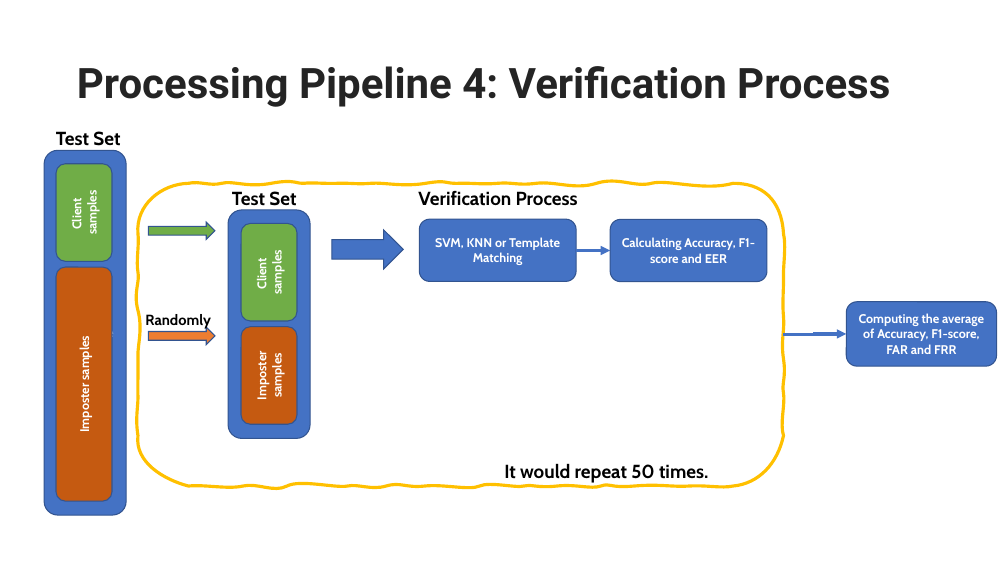
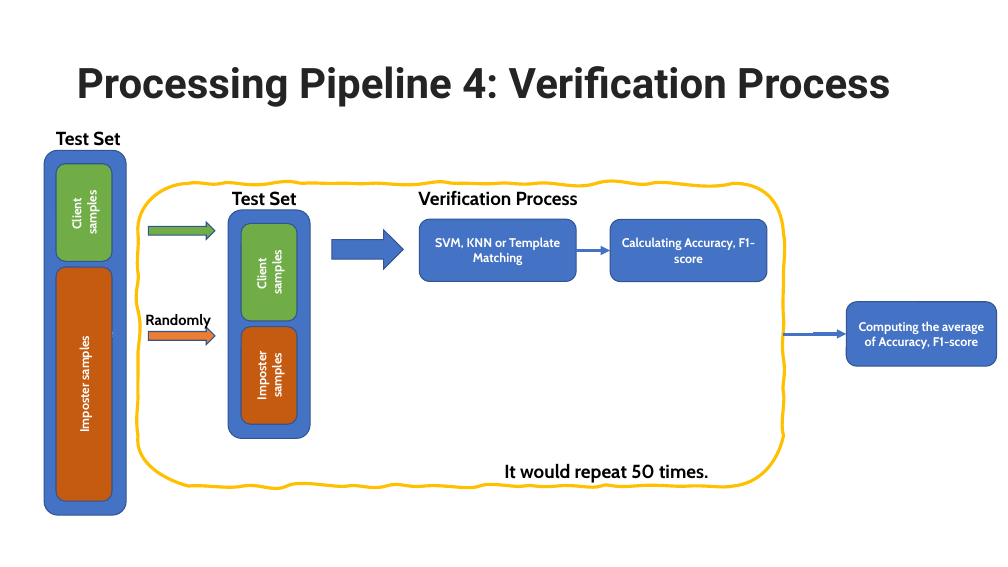
Before and after one commit to SKazemii/Worksheet, a slide deck: slide 6 of Manuscripts/Presentation - Deepfeatures.pptx (slide 5 before the commit). Drawn at 1008x567 pixels with LibreOffice and Linux fonts; fonts in the diff are those of the drawing. Boxes give left, top, right and bottom in pixels: in the first picture for what was removed or moved away, otherwise in the second. Text is boxed around its words. In the diff, an @@ line names an element or a change of style, - is before the commit and + after.

```diff
--- a/Manuscripts/Presentation - Deepfeatures.pptx
+++ b/Manuscripts/Presentation - Deepfeatures.pptx
@@ text in rounded rectangle at bbox=[622, 237, 756, 263]: text changed @@
-Calculating Accuracy, F1-score and EER
+Calculating Accuracy, F1-score
@@ text in rounded rectangle at bbox=[859, 321, 984, 349]: text changed @@
-Computing the average of Accuracy, F1-score, FAR and FRR
+Computing the average of Accuracy, F1-score
```
Also in this commit, not shown: 7 other slides changed, 6 slides added, 3 slides removed, 21 other files.
